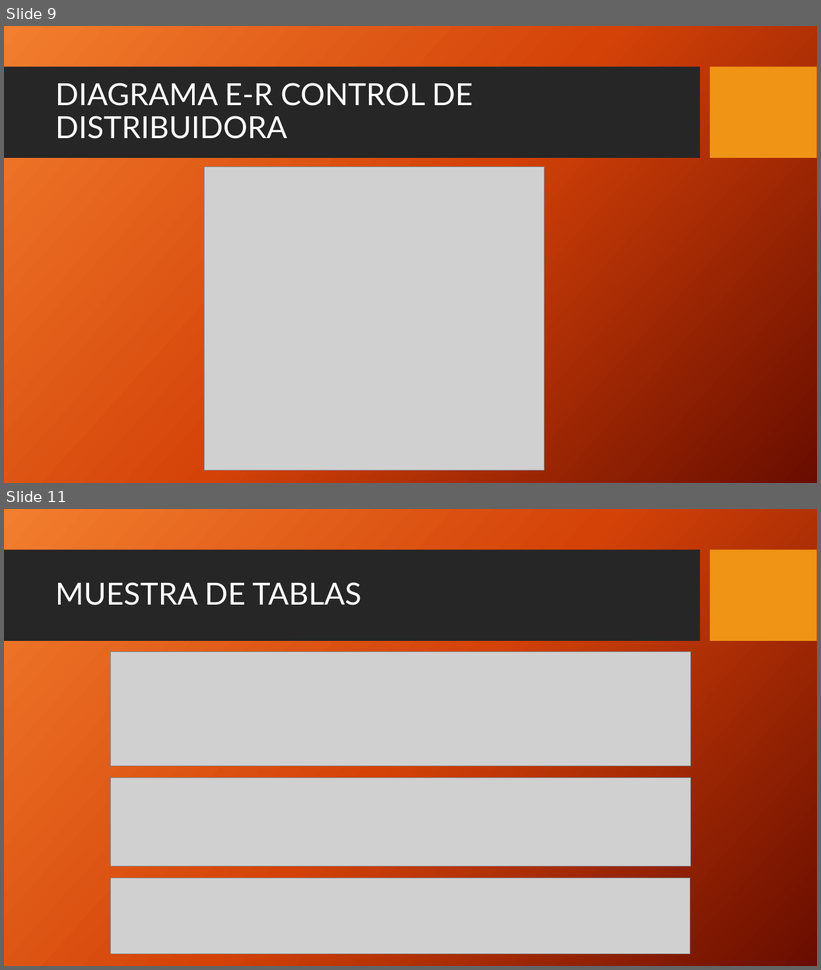
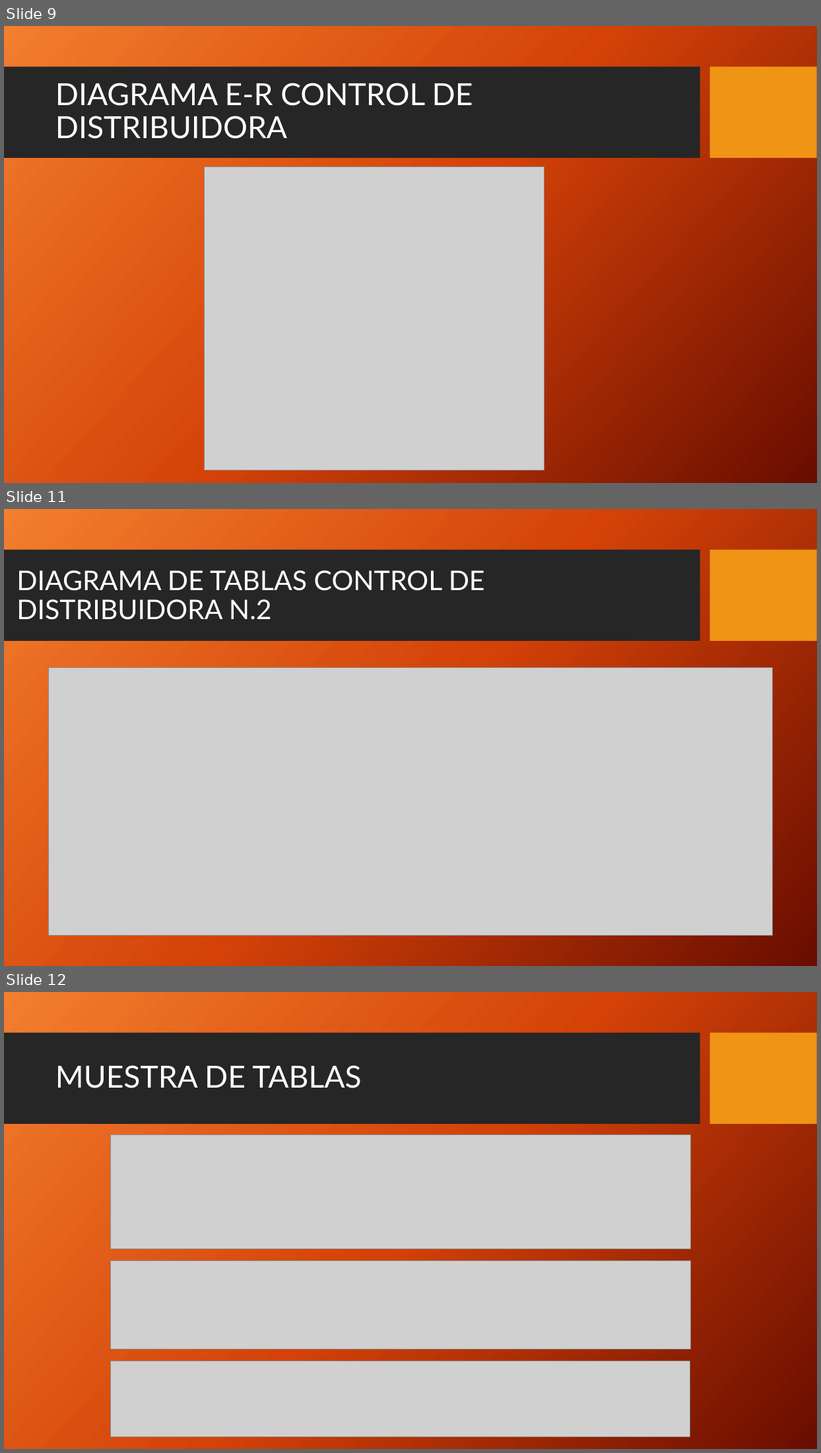
Before and after one commit to AgustinTogni/CoderHouseSQL, a slide deck: Presentacion Proyecto Final.pptx. Shown one above the other, each under a label of ours: slides 9 and 11 before the commit, slides 9, 11 and 12 after it; the slides between them are not shown. The pictures are 821x970 and 821x1453 pixels, drawn with LibreOffice and Linux fonts; fonts in the diff are those of the drawing; grey boxes stand for pictures; background and template pictures are left out. Boxes give left, top, right and bottom in pixels: in the first picture for what was removed or moved away, otherwise in the second. Text is boxed around its words. In the diff, an @@ line names an element or a change of style, - is before the commit and + after.

```diff
--- a/Presentacion Proyecto Final.pptx
+++ b/Presentacion Proyecto Final.pptx
@@ slide 11 added at (4, 509, 817, 966), background picture (left out); not listed: 2 template elements that a slide beside it also shows @@
@@ title added at (17, 570, 485, 620), 32 pt, text #FFFFFF @@
+DIAGRAMA DE TABLAS CONTROL DE DISTRIBUIDORA N.2
@@ picture added at (48, 668, 773, 936) @@
@@ what was slide 11 is now slide 12 @@
```
Also in this commit, not shown: 3 slides changed, 1 slide removed.
